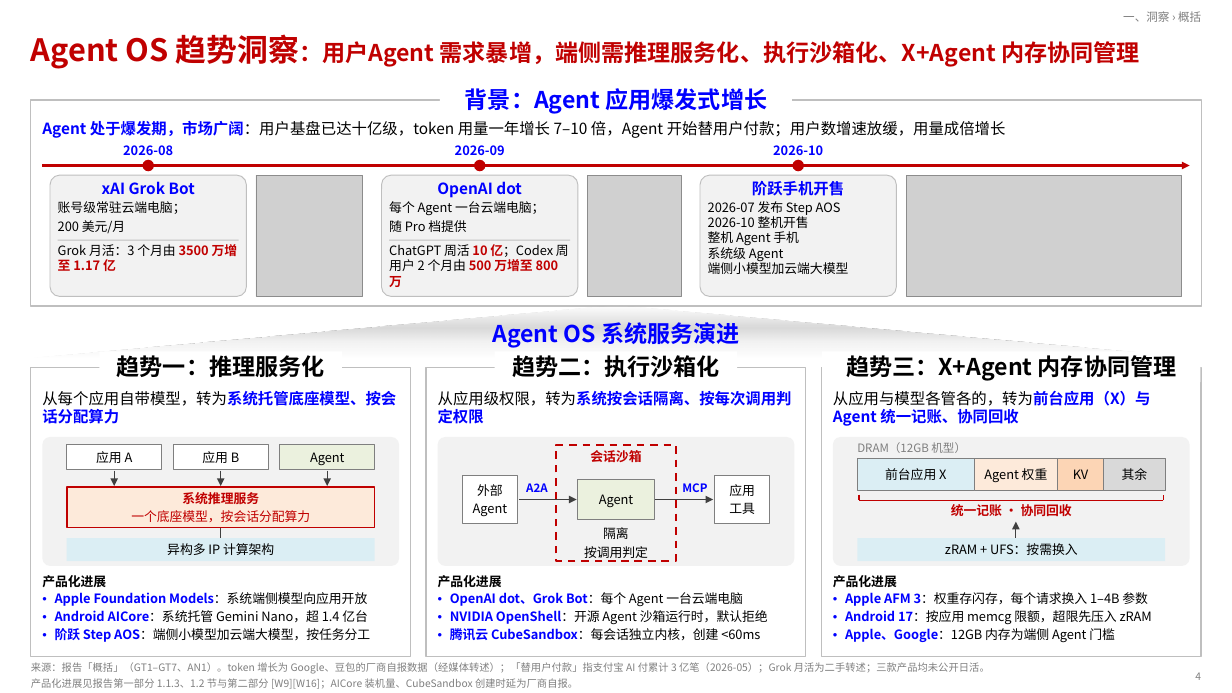
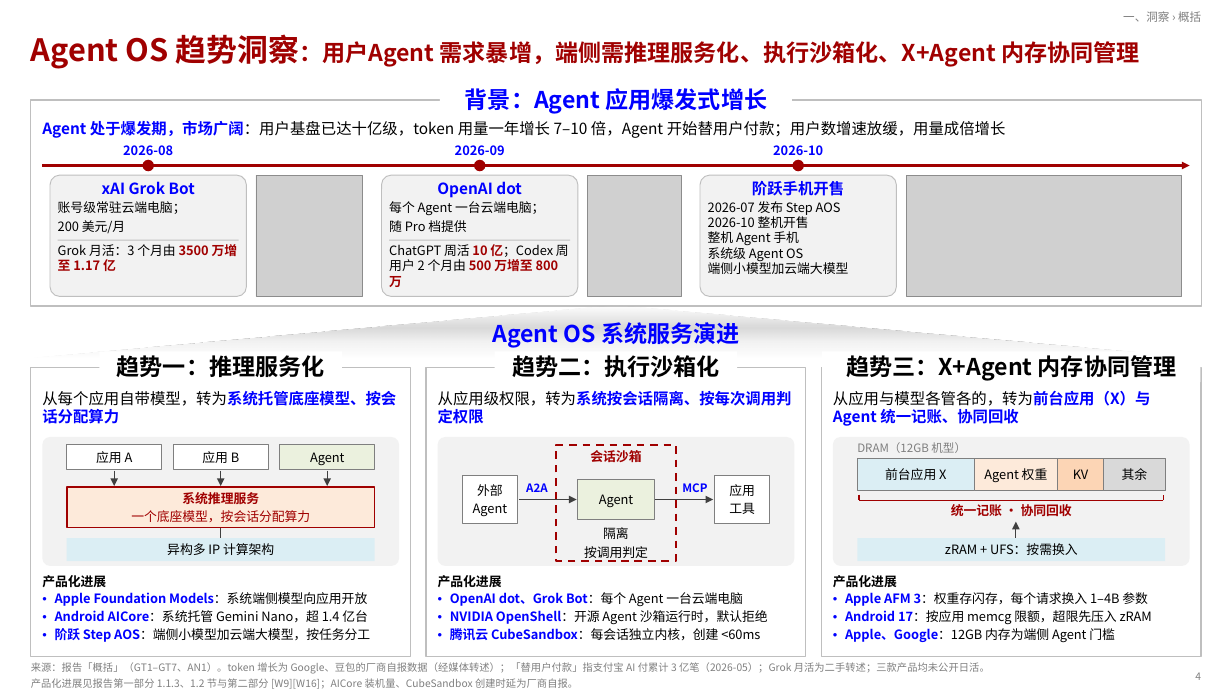
Before and after one commit to SiriusBHU/memory_system_architecture_summary, a slide deck: slide 4 of proposals/agentos-components/ppt/AgentOS三项系统服务-汇报.pptx. Drawn at 1232x693 pixels with LibreOffice and Linux fonts; fonts in the diff are those of the drawing; grey boxes stand for pictures. Boxes give left, top, right and bottom in pixels: in the first picture for what was removed or moved away, otherwise in the second. Text is boxed around its words. In the diff, an @@ line names an element or a change of style, - is before the commit and + after.

```diff
--- a/proposals/agentos-components/ppt/AgentOS三项系统服务-汇报.pptx
+++ b/proposals/agentos-components/ppt/AgentOS三项系统服务-汇报.pptx
@@ arrow (43, 165) - (1190, 165): stroke #C00000 2 pt to #A00000 2 pt @@
@@ fill #C00000 to #A00000 in 3 elements at (142, 160, 153, 171), (474, 160, 485, 171), (793, 160, 804, 171) @@
@@ text "Grok 月活：3 个月由 3500 万增至 ..." at (58, 244, 238, 271): text colour #C00000 to #A00000 in "3500 万增至 1.17 亿" @@
@@ text "ChatGPT 周活 10 亿；Codex 周用户 ..." at (389, 244, 569, 287): text colour #C00000 to #A00000 in "10 亿；Codex 500 万增至 800 万" @@
@@ text at (708, 244, 803, 261): text changed @@
-系统级 Agent
+系统级 Agent OS
@@ rectangle at (556, 445, 676, 561): outline #C00000 1.5 pt dashed to #A00000 1.5 pt dashed @@
@@ rectangle "系统推理服务" at (67, 487, 374, 528): text colour #C00000 to #A00000; outline #C00000 1.25 pt to #A00000 1.25 pt @@
@@ text colour #C00000 to #A00000 in 3 elements at (31, 34, 1140, 69), (590, 450, 641, 462), (951, 504, 1072, 516) @@
@@ line (860, 494) - (860, 501): stroke #C00000 1.25 pt to #A00000 1.25 pt @@
@@ line (860, 501) - (1164, 501): stroke #C00000 1.25 pt to #A00000 1.25 pt @@
@@ line (1164, 501) - (1164, 494): stroke #C00000 1.25 pt to #A00000 1.25 pt @@
```
Also in this commit, not shown: 49 other slides changed, 58 other files.
